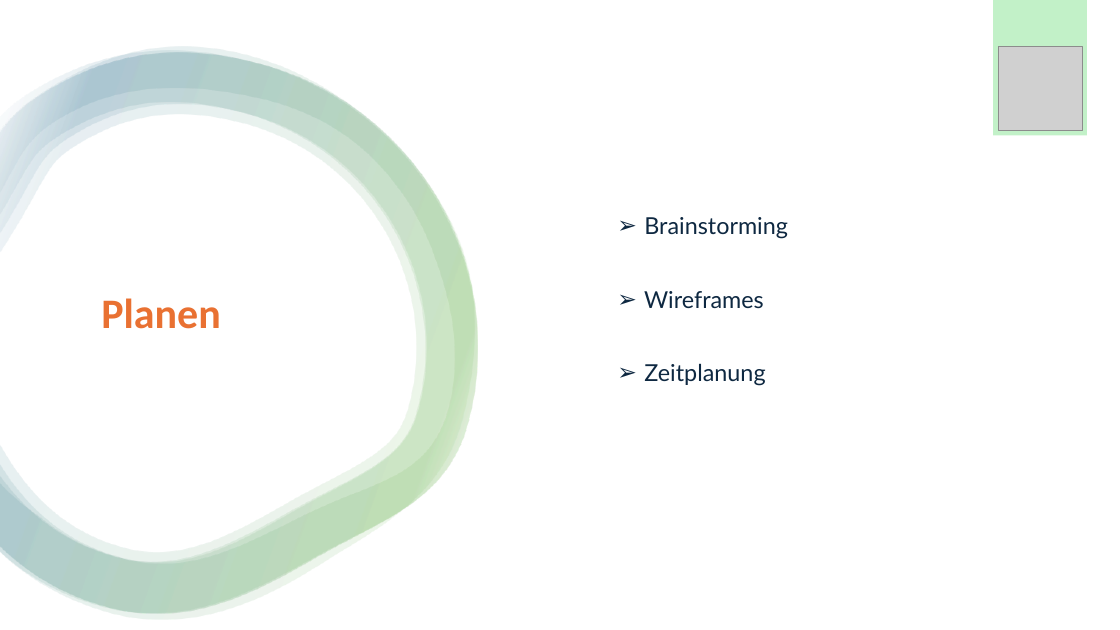
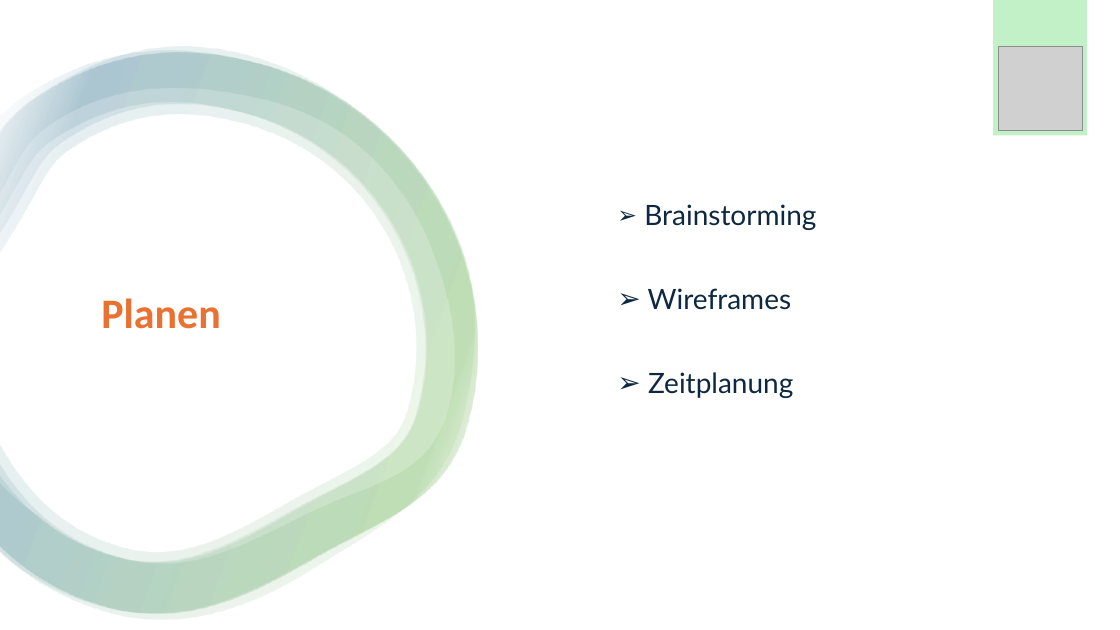
Before and after one commit to Emele-bzra/project-modul431, a slide deck: slide 5 of Material/präsentation_slarachare_games.pptx. Drawn at 1120x630 pixels with LibreOffice and Linux fonts; fonts in the diff are those of the drawing; grey boxes stand for pictures. Boxes give left, top, right and bottom in pixels: in the first picture for what was removed or moved away, otherwise in the second. Text is boxed around its words. In the diff, an @@ line names an element or a change of style, - is before the commit and + after.

```diff
--- a/Material/präsentation_slarachare_games.pptx
+++ b/Material/präsentation_slarachare_games.pptx
@@ text "Brainstorming" at (x1=644, y1=204, x2=816, y2=398): size 20 to 24 pt @@
```
Also in this commit, not shown: 1 other slide changed.
